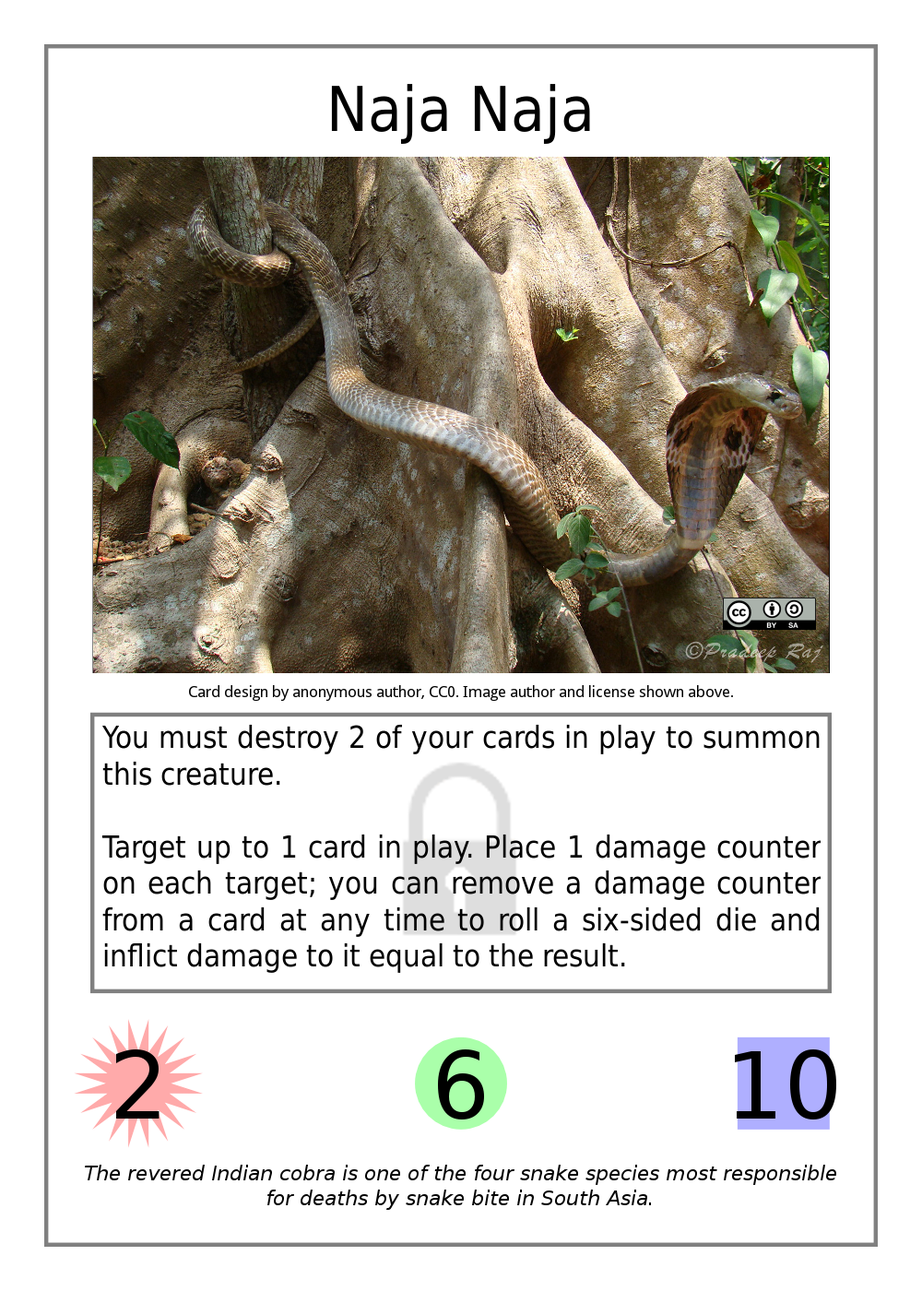
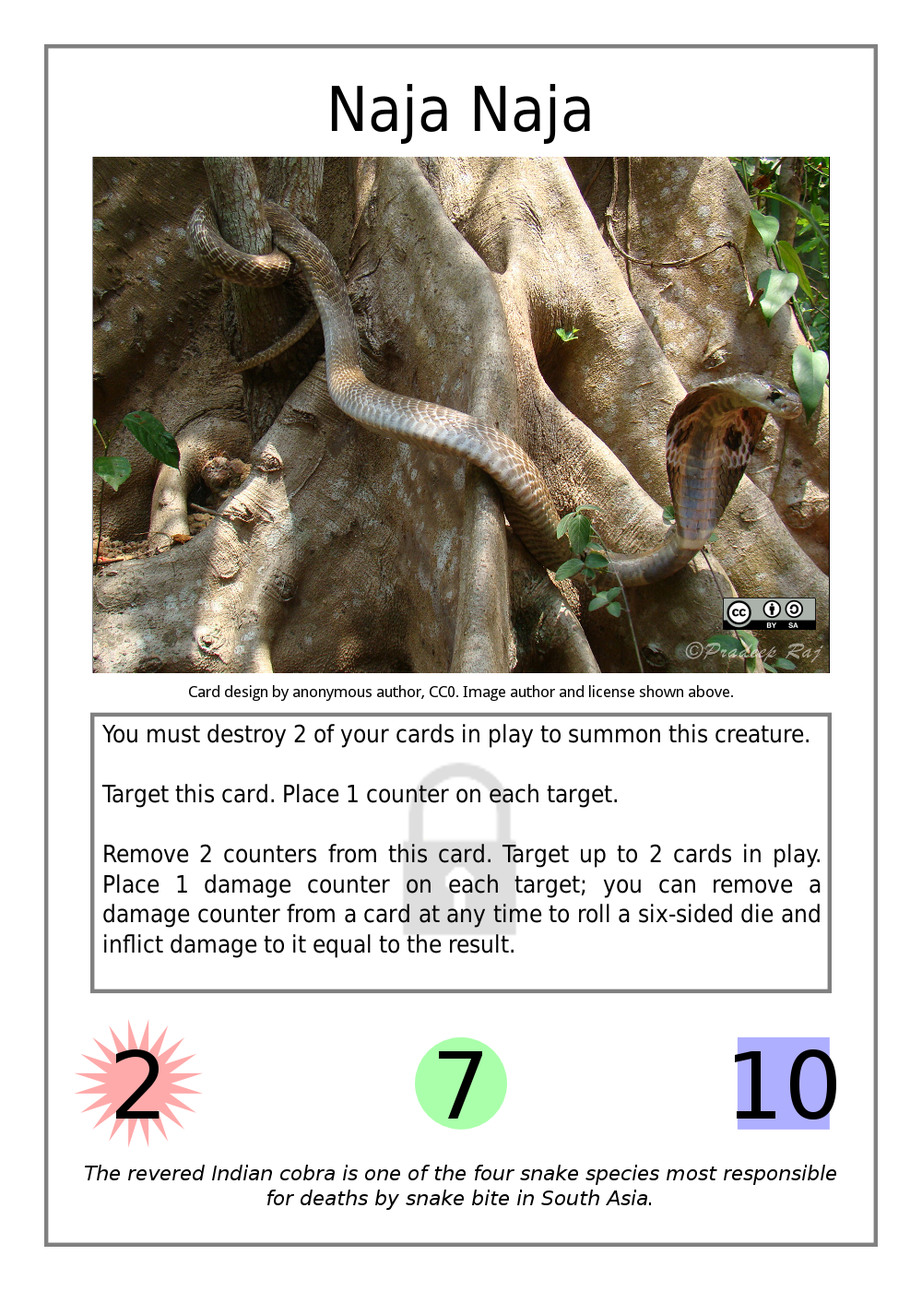
The second 922 × 1291 image is a revision of the first. Changes to its layers:
painted on "Cost" over [438, 1049, 485, 1120]
painted on "Effect Text" over [101, 724, 822, 974]
